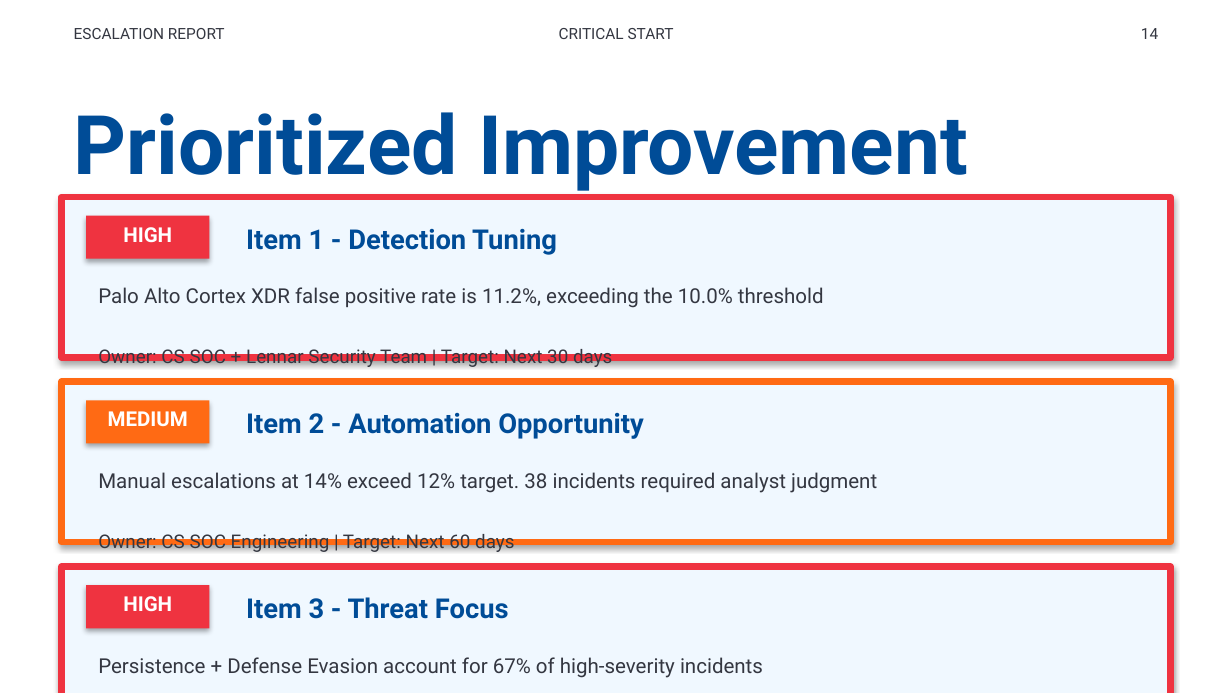
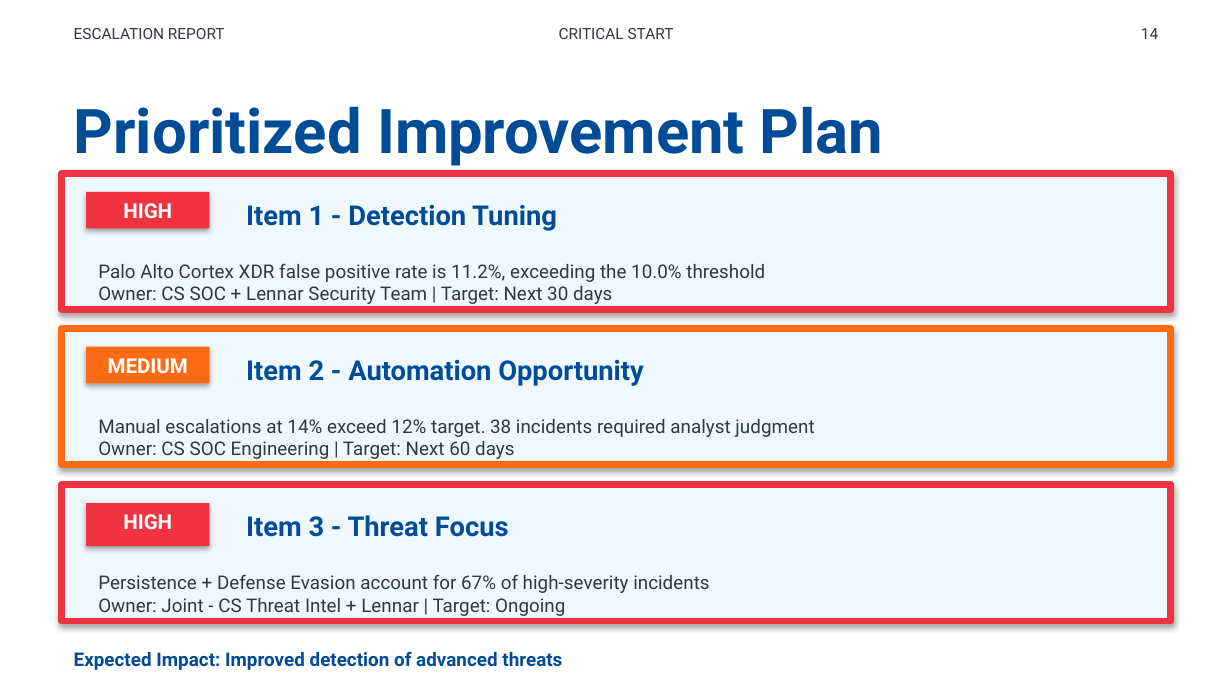
Before and after one commit to peregr956/Escalation-Details-Report, a slide deck: slide 14 of output/escalation_report_2025-12-22.pptx. Drawn at 1232x693 pixels with LibreOffice and Linux fonts; fonts in the diff are those of the drawing. Boxes give left, top, right and bottom in pixels: in the first picture for what was removed or moved away, otherwise in the second. Text is boxed around its words. In the diff, an @@ line names an element or a change of style, - is before the commit and + after.

```diff
--- a/output/escalation_report_2025-12-22.pptx
+++ b/output/escalation_report_2025-12-22.pptx
@@ text "Prioritized Improvement Plan" at box(74, 106, 884, 166): size 48 to 36 pt @@
@@ rectangle: place and size @@
-rectangle at box(62, 197, 1170, 357)
+rectangle at box(62, 174, 1170, 310)
@@ rectangle "HIGH": place and size @@
-rectangle "HIGH" at box(86, 216, 209, 259)
+rectangle "HIGH" at box(86, 192, 209, 229)
@@ text "Item 1 - Detection Tuning": place and size @@
-text "Item 1 - Detection Tuning" at box(246, 229, 557, 255)
+text "Item 1 - Detection Tuning" at box(246, 205, 557, 231)
@@ text "Palo Alto Cortex XDR false ...": place and size @@
-text "Palo Alto Cortex XDR false ..." at box(98, 287, 824, 308)
+text "Palo Alto Cortex XDR false ..." at box(98, 263, 765, 304)
@@ text at box(98, 263, 765, 282): size 12 to 11 pt in "Palo Alto Cortex XDR false positive rate ..." @@
@@ text at box(98, 286, 612, 304): paragraph added @@
+Owner: CS SOC + Lennar Security Team | Target: Next 30 days
@@ rectangle: place and size @@
-rectangle at box(62, 382, 1170, 542)
+rectangle at box(62, 328, 1170, 464)
@@ rectangle "MEDIUM": place and size @@
-rectangle "MEDIUM" at box(86, 400, 209, 444)
+rectangle "MEDIUM" at box(86, 346, 209, 383)
@@ text removed at box(98, 346, 612, 369) @@
-Owner: CS SOC + Lennar Security Team | Target: Next 30 days
@@ text "Item 2 - Automation Opportunity": place and size @@
-text "Item 2 - Automation Opportunity" at box(246, 413, 644, 439)
+text "Item 2 - Automation Opportunity" at box(246, 360, 644, 386)
@@ text "Manual escalations at 14% exceed ...": place and size @@
-text "Manual escalations at 14% exceed ..." at box(98, 472, 877, 493)
+text "Manual escalations at 14% exceed ..." at box(98, 419, 814, 459)
@@ text at box(98, 419, 814, 437): size 12 to 11 pt in "Manual escalations at 14% exceed 12% target. ..." @@
@@ text at box(98, 441, 514, 459): paragraph added @@
+Owner: CS SOC Engineering | Target: Next 60 days
@@ rectangle: place and size @@
-rectangle at box(62, 567, 1170, 693)
+rectangle at box(62, 484, 1170, 621)
@@ rectangle "HIGH": place and size @@
-rectangle "HIGH" at box(86, 585, 209, 628)
+rectangle "HIGH" at box(86, 503, 209, 546)
@@ text "Item 3 - Threat Focus": place and size @@
-text "Item 3 - Threat Focus" at box(246, 597, 509, 619)
+text "Item 3 - Threat Focus" at box(246, 515, 509, 537)
@@ text removed at box(98, 531, 514, 554) @@
-Owner: CS SOC Engineering | Target: Next 60 days
@@ text "DECEMBER 2025": place and size @@
-text "DECEMBER 2025" at box(74, 658, 191, 663)
+text "DECEMBER 2025" at box(74, 575, 191, 581)
@@ text "Persistence + Defense Evasion account ...": place and size @@
-text "Persistence + Defense Evasion account ..." at box(98, 657, 763, 678)
+text "Persistence + Defense Evasion account ..." at box(98, 574, 709, 616)
@@ text at box(98, 598, 565, 616): paragraph added @@
+Owner: Joint - CS Threat Intel + Lennar | Target: Ongoing
@@ text at box(98, 574, 709, 593): size 12 to 11 pt in "Persistence + Defense Evasion account for 67% ..." @@
@@ text added at box(74, 651, 562, 670), 11 pt, text #004C97, bold @@
+Expected Impact: Improved detection of advanced threats
```
Also in this commit, not shown: 21 other slides changed, 10 other files.
